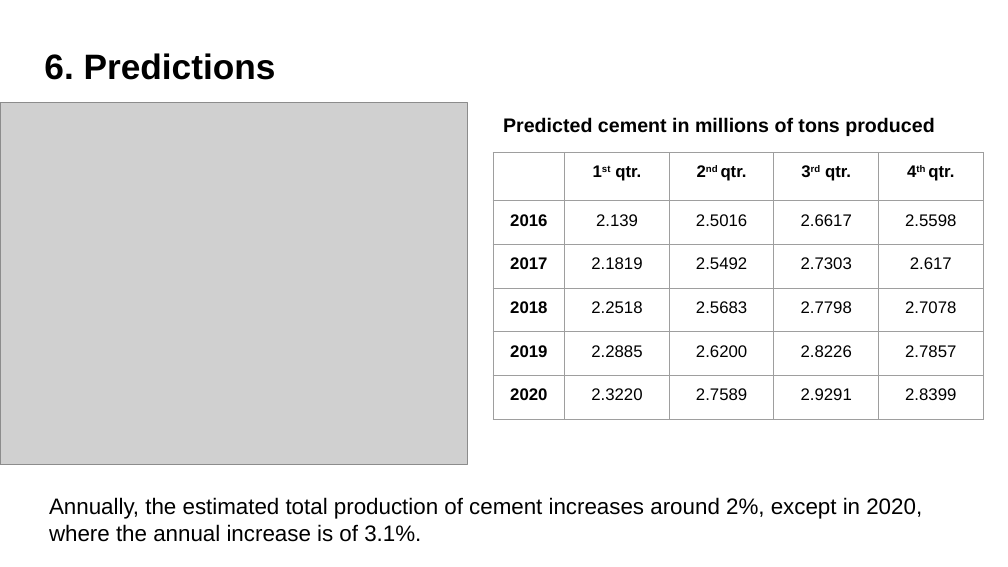
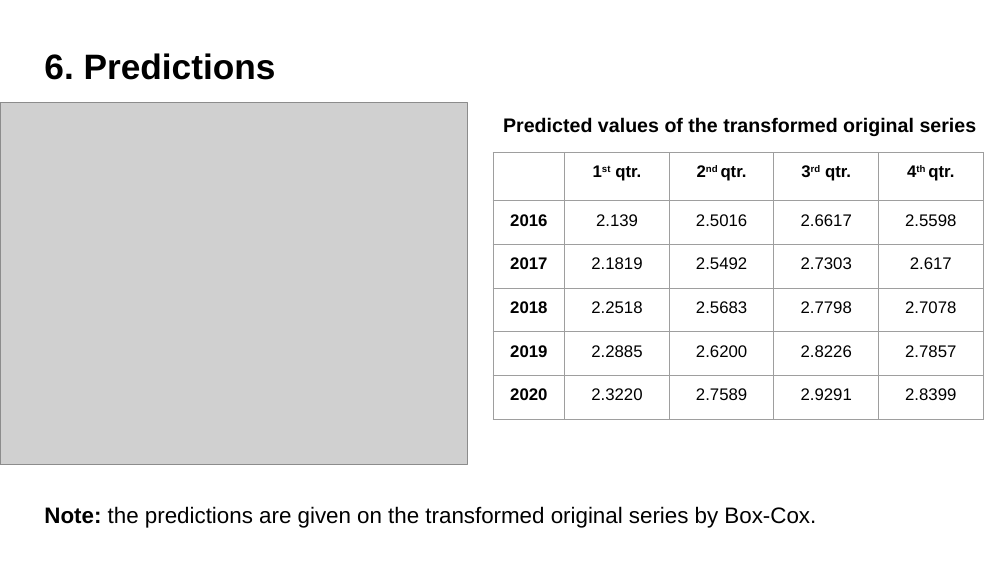
Before and after one commit to mgp165/time-series-final-project, a slide deck: slide 23 of final project.pptx. Drawn at 1008x567 pixels with LibreOffice and Linux fonts; fonts in the diff are those of the drawing; grey boxes stand for pictures. Boxes give left, top, right and bottom in pixels: in the first picture for what was removed or moved away, otherwise in the second. Text is boxed around its words. In the diff, an @@ line names an element or a change of style, - is before the commit and + after.

```diff
--- a/final project.pptx
+++ b/final project.pptx
@@ text at [503, 117, 977, 136]: text changed @@
-Predicted cement in millions of tons produced
+Predicted values of the transformed original series
@@ text at [44, 506, 816, 528]: text changed @@
-Annually, the estimated total production of cement increases around 2%, except in 2020, where the annual increase is of 3.1%.
+Note: the predictions are given on the transformed original series by Box-Cox.
```
Also in this commit, not shown: 1 other slide changed.
